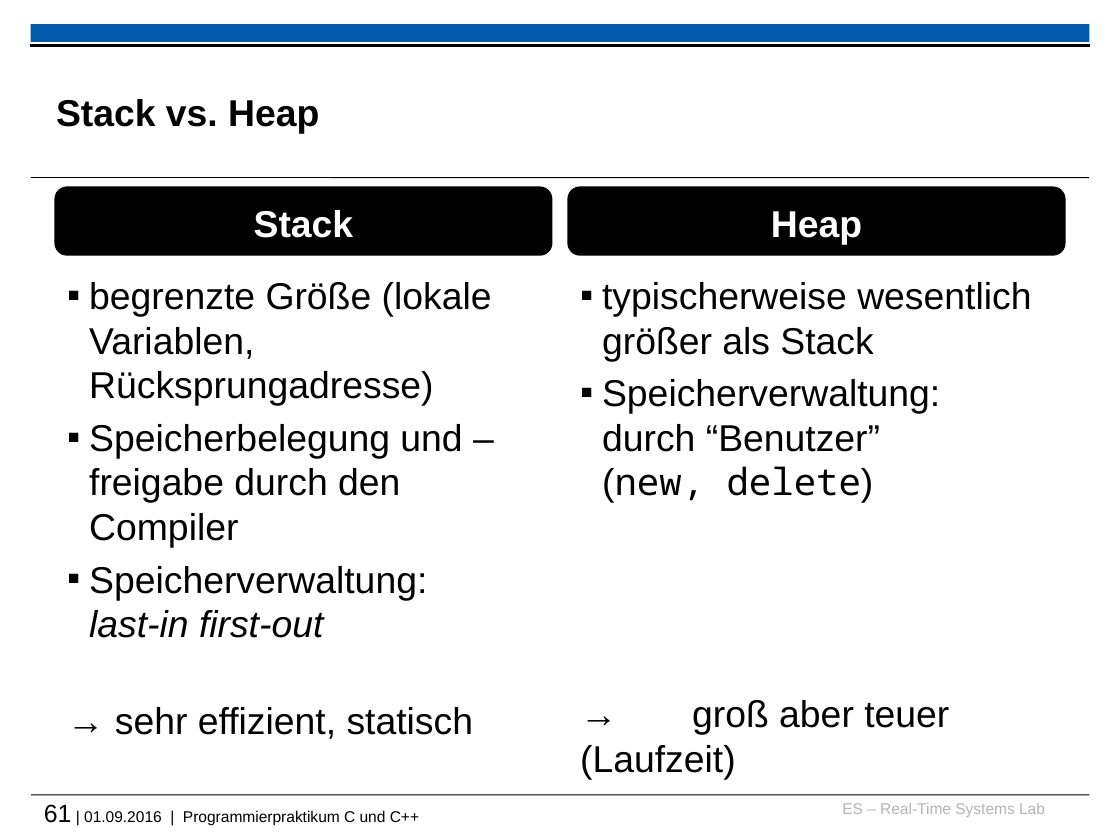
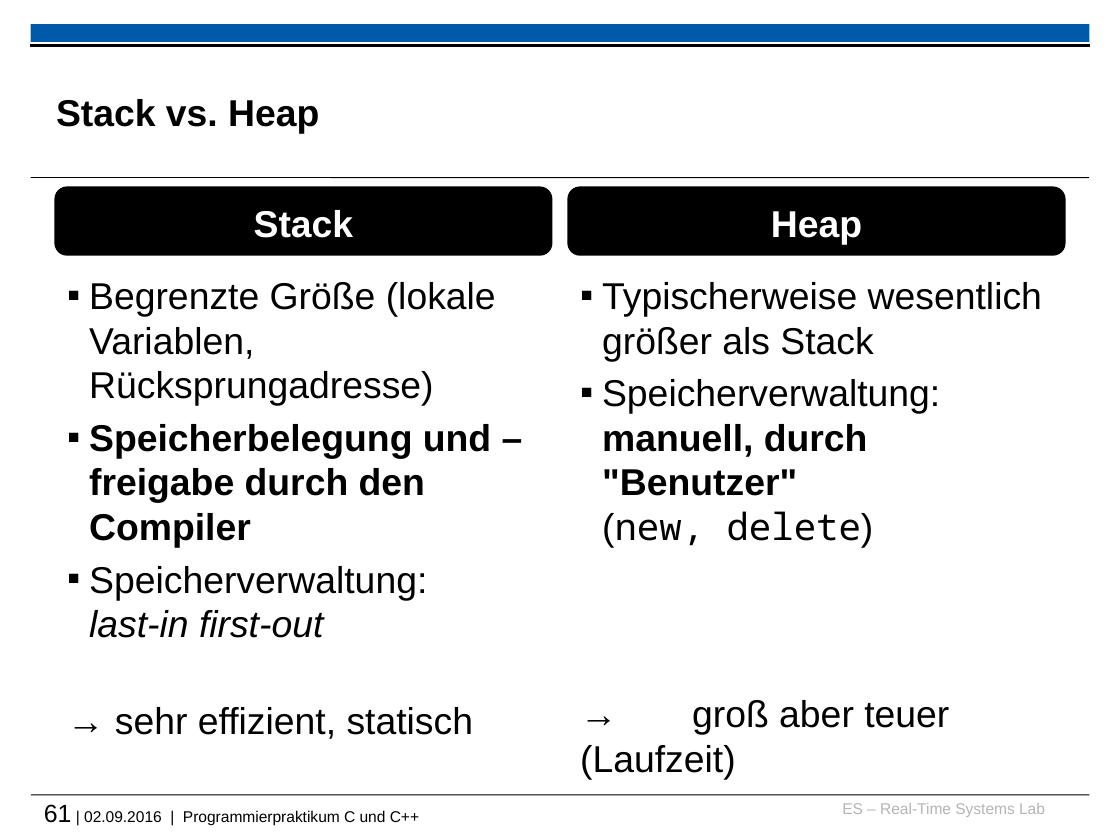
Before and after one commit to h82k/tud-cppp, a slide deck: slide 61 of cppp_lecture.pptx. Drawn at 1120x840 pixels with LibreOffice and Linux fonts; fonts in the diff are those of the drawing; background and template pictures are left out. Boxes give left, top, right and bottom in pixels: in the first picture for what was removed or moved away, otherwise in the second. Text is boxed around its words. In the diff, an @@ line names an element or a change of style, - is before the commit and + after.

```diff
--- a/cppp_lecture.pptx
+++ b/cppp_lecture.pptx
@@ text at box(89, 282, 496, 406): text changed @@
-▪ begrenzte Größe (lokale Variablen, Rücksprungadresse)
+▪ Begrenzte Größe (lokale Variablen, Rücksprungadresse)
@@ text at box(602, 282, 1042, 548): text changed @@
-▪ typischerweise wesentlich größer als Stack
-▪ Speicherverwaltung:
-  durch “Benutzer”
-  (new, delete)
+▪ Typischerweise wesentlich größer als Stack
+▪ Speicherverwaltung:
+  manuell, durch "Benutzer"
+  (new, delete)
@@ text at box(89, 424, 491, 548): bold on in "Speicherbelegung und –freigabe durch den Compiler" @@
@@ text at box(44, 804, 419, 825): text changed @@
-61 | 01.09.2016 | Programmierpraktikum C und C++
+61 | 02.09.2016 | Programmierpraktikum C und C++
```
Also in this commit, not shown: 68 other slides changed, 2 slides added, 2 other files.
